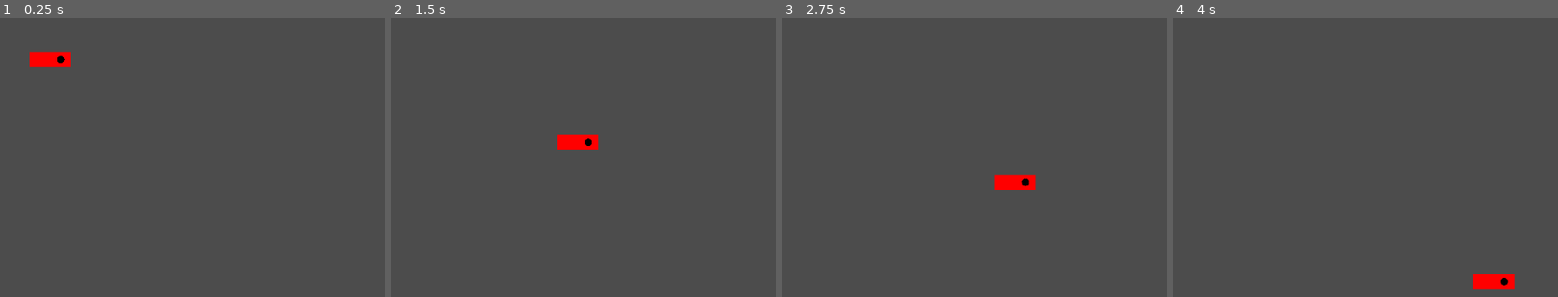
Above: before the commit, frames 1-4 (left to right).
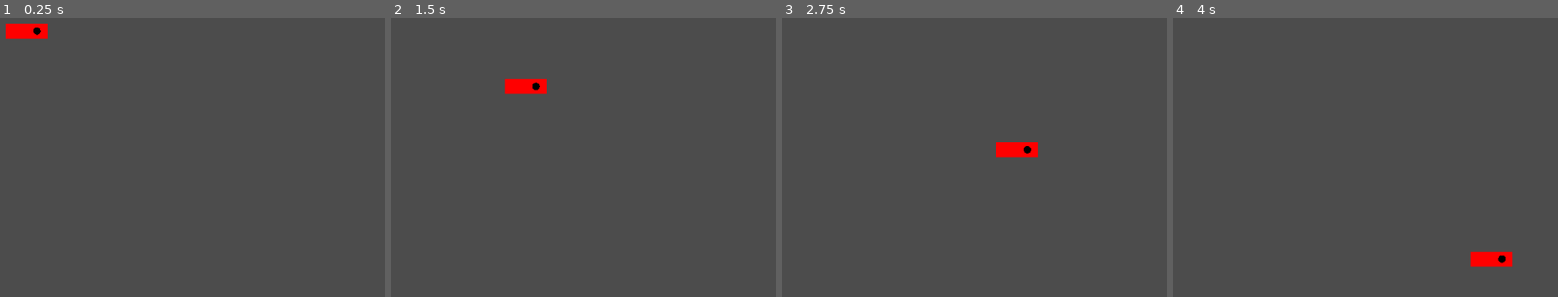
Above: after the commit, the same moments.

Repository: the-g-force/FamJam-June2020
Game: Godot game, scene res://src/Aquarium.tscn
Same seed, same stepped clock (60 frames per second), same inputs: the game is played once before the commit and once after it.
Inputs (mouse positions are in pixels of both pictures, inside the frame that each line leads up to):
- Up to frame 1 (0.25 s): no input
- Up to frame 2 (1.5 s): move the mouse to (outside the picture) at 0.52 s; click (outside the picture) at 0.6 s; move the mouse to (541, 224) at 1.27 s; click (541, 224) at 1.35 s
- Up to frame 3 (2.75 s): move the mouse to (1163, 104) at 2.02 s; click (1163, 104) at 2.1 s
- Up to frame 4 (4 s): move the mouse to (1438, 291) at 2.77 s; click (1438, 291) at 2.85 s; move the mouse to (outside the picture) at 3.52 s; click (outside the picture) at 3.6 s

The runs differ from the first frame. In frame 1, 1.2% of the frame differs, in the area x 1-19%, y 2-18%; in frame 2, 1.2%; in frame 3, 1.2%; in frame 4, 1.2%, in the area x 77-89%, y 83-98%.

Commit message:
Add click to move fish

Diff:
--- a/project/src/Aquarium.gd
+++ b/project/src/Aquarium.gd
@@ -7,4 +7,5 @@
 func _process(_delta):
 	if Input.is_action_just_pressed("clicked"):
 		pointclicked = get_global_mouse_position()
-		fish.destination = pointclicked
+		if pointclicked < get_viewport_rect().size:
+			fish.destination = pointclicked
--- a/project/src/Fish.gd
+++ b/project/src/Fish.gd
@@ -1,9 +1,11 @@
 extends KinematicBody2D
+
+const THRESHOLD := 3.0
 
 export var speed : float = 200.0
 
-var destination : Vector2 = Vector2(500,500)
-var should_move : bool = true
+var destination : Vector2 = Vector2(0,0) setget _set_destination
+var _should_move : bool = false
 
 func _draw():
 	var extents : Vector2 = $CollisionShape2D.shape.extents
@@ -11,10 +13,16 @@
 	draw_rect(r, Color.red)
 	draw_circle(Vector2(extents.x/2, 0), 5, Color.black)
 
+
 func _process(delta):
-	if should_move:
+	if _should_move:
 		var trajectory : Vector2 = destination - get_global_transform().origin
 		var _velocity : Vector2 = trajectory.normalized() * delta * speed
 		var _error = move_and_collide(_velocity)
-		if (destination - get_global_transform().origin).length_squared() < 0.1:
-			should_move = false
+		if (destination - get_global_transform().origin).length_squared() < THRESHOLD:
+			_should_move = false
+
+
+func _set_destination(value):
+	destination = value
+	_should_move = true
